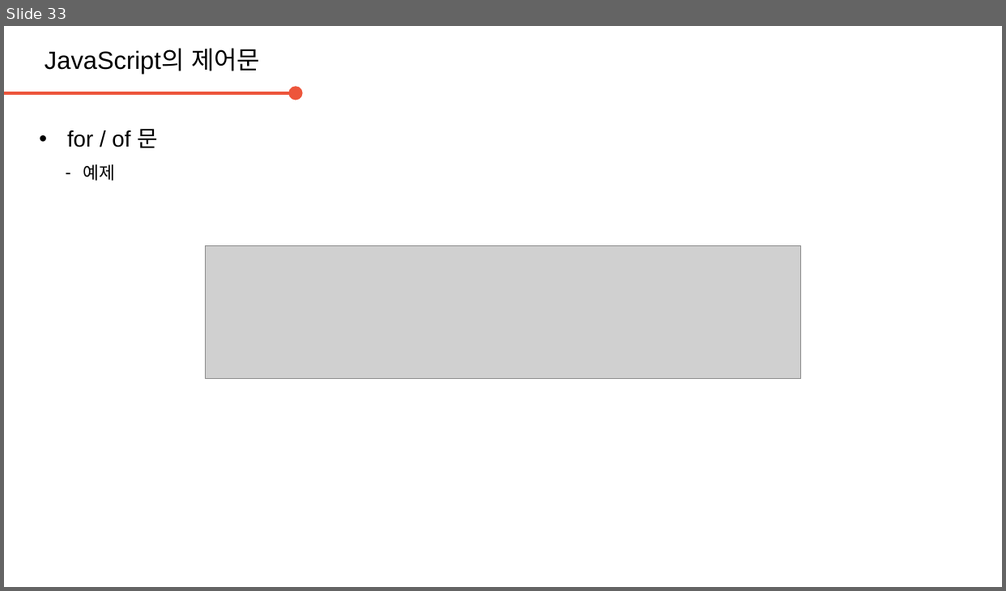
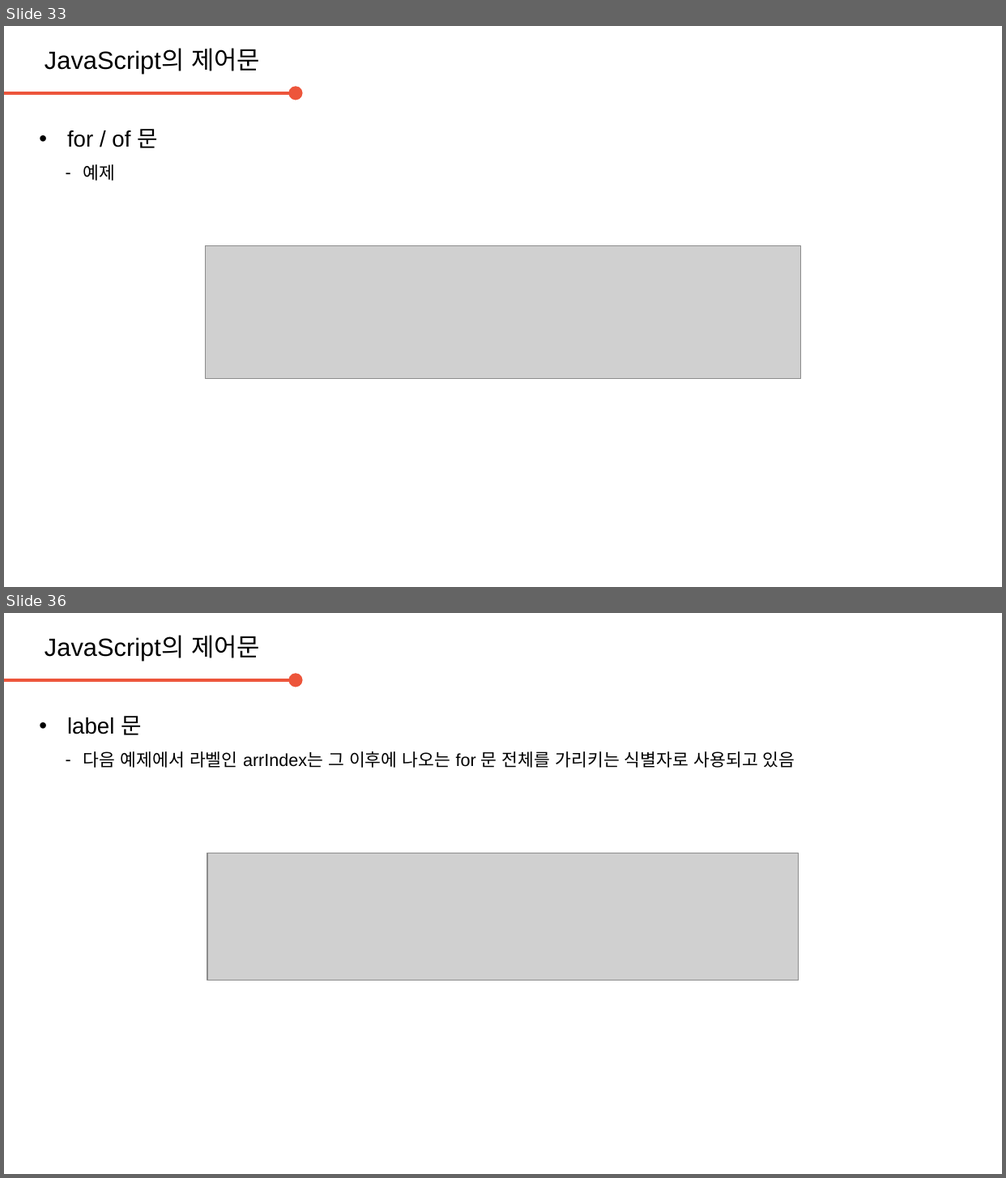
Before and after one commit to daegukdo/GCWM, a slide deck: 33/200820_JavaScript_control_flow.pptx. Shown one above the other, each under a label of ours: slide 33 before the commit, slides 33 and 36 after it; the slides between them are not shown. The pictures are 1006x591 and 1006x1178 pixels, drawn with LibreOffice and Linux fonts; fonts in the diff are those of the drawing; grey boxes stand for pictures; background and template pictures are left out. Boxes give left, top, right and bottom in pixels: in the first picture for what was removed or moved away, otherwise in the second. Text is boxed around its words. In the diff, an @@ line names an element or a change of style, - is before the commit and + after.

Commit message:
get coding with me  - edit JavaScript resource (control flow)  - add JavaScript resource (array)

```diff
--- a/33/200820_JavaScript_control_flow.pptx
+++ b/33/200820_JavaScript_control_flow.pptx
@@ slide 36 added at [4,613,1002,1174], background #FFFFFF @@
@@ text added at [44,635,260,660], 20 pt, text #000000 @@
+JavaScript의 제어문
@@ arrow added from (4, 680) to (296, 680), #ED553B 2.25 pt @@
@@ text added at [67,716,795,768], 14 pt, text #000000 @@
+• label 문
+  – 다음 예제에서 라벨인 arrIndex는 그 이후에 나오는 for 문 전체를 가리키는 식별자로 사용되고 있음
@@ picture added at [207,854,798,982] @@
```
Also in this commit, not shown: 7 other slides added, 1 slide removed, 4 other files.
